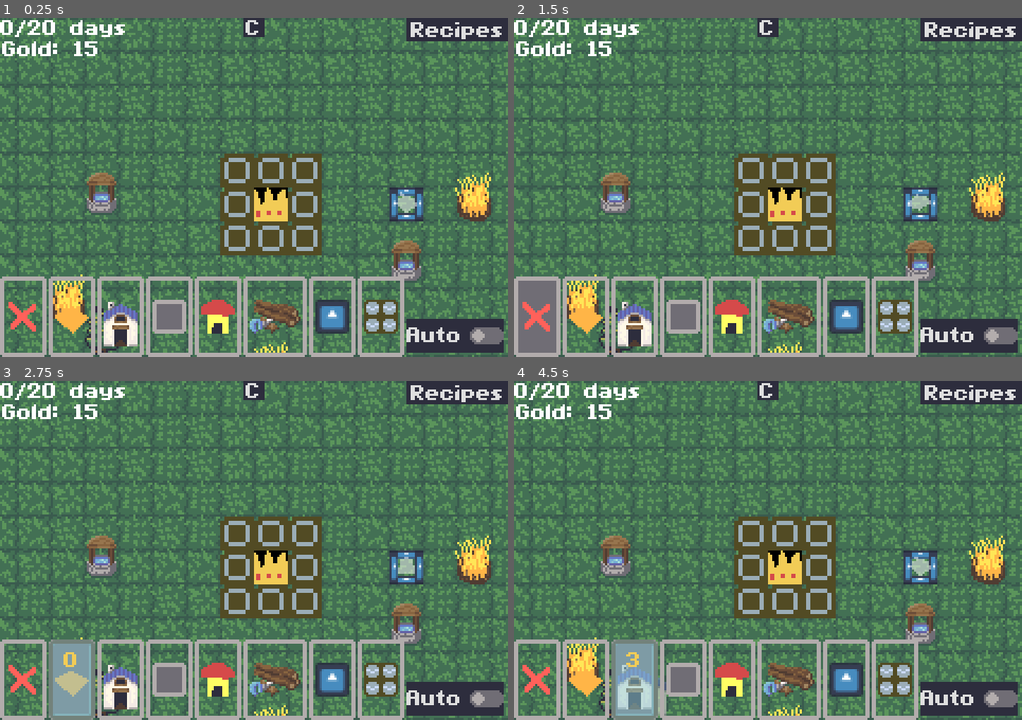
Above: before the commit, frames 1-4 (two rows, left to right).
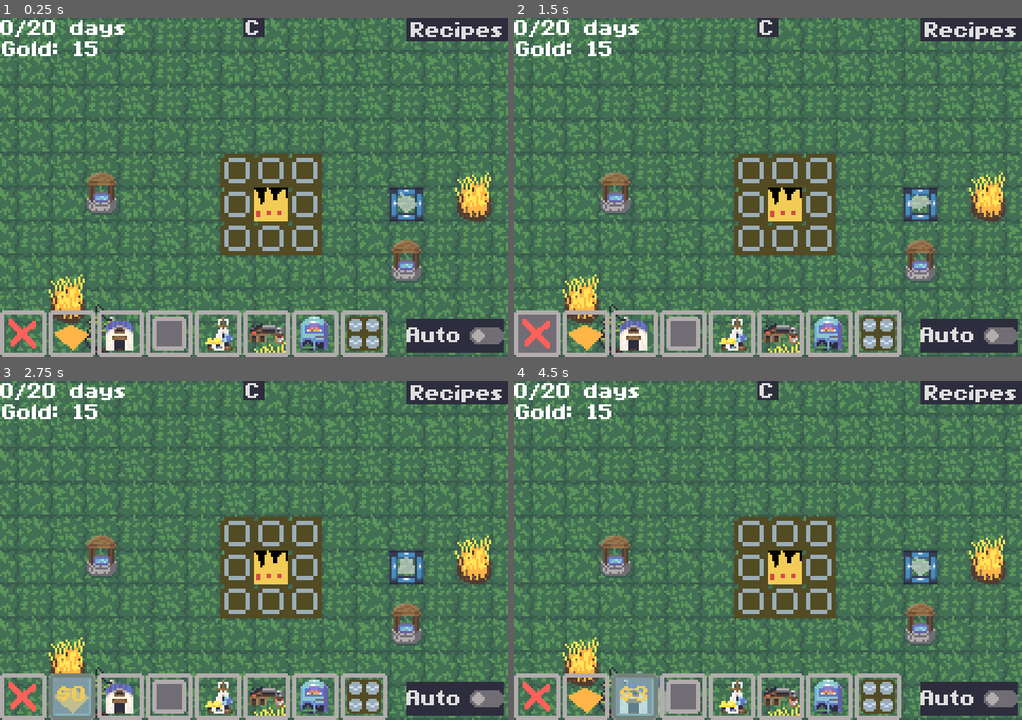
Above: after the commit, the same moments.

Repository: comfy-gamedev/ludum-dare-60
Game: Godot game, scene res://scenes/main/main.tscn
Two runs of this game, one before a commit and one after it. Both use one fixed random seed, a clock stepped at 60 frames per second and the inputs below. The engine's default icon, where the game draws it, is replaced by a stand-in: a white triangle on a blue panel in a dark square.
Inputs (mouse positions are in pixels of both pictures, inside the frame that each line leads up to):
- Up to frame 1 (0.25 s): no input
- Up to frame 2 (1.5 s): click (539, 316) at 0.52 s; click (539, 333) at 1.27 s
- Up to frame 3 (2.75 s): click (71, 679) at 2.02 s
- Up to frame 4 (4.5 s): click (585, 696) at 2.77 s; click (635, 679) at 3.52 s; click (635, 696) at 4.27 s

The runs differ from the first frame. In frame 1, 8.5% of the frame differs, in the area x 0-80%, y 76-100%; in frame 2, 9.1%; in frame 3, 9.2%; in frame 4, 9.1%.

Commit message:
Hotbar icons

Diff:
--- a/scenes/hotbar_prices.gd
+++ b/scenes/hotbar_prices.gd
@@ -7,6 +7,6 @@
 @onready var sprite_2d: Sprite2D = $CanvasGroup/Sprite2D
 
 func _ready() -> void:
-	rich_text_label.text = str(info.gold_cost)
+	rich_text_label.text = "$" + str(info.gold_cost)
 	$CanvasGroup/ItemSprite.item = info.item_req
 	sprite_2d.visible = info.item_req != null
--- a/scenes/main/main.tscn
+++ b/scenes/main/main.tscn
@@ -140,6 +140,16 @@
 
 [node name="UICanvasLayer" type="CanvasLayer" parent="." unique_id=553167334]
 
+[node name="ColorRect" type="ColorRect" parent="UICanvasLayer" unique_id=1324507170]
+anchors_preset = 15
+anchor_right = 1.0
+anchor_bottom = 1.0
+grow_horizontal = 2
+grow_vertical = 2
+mouse_filter = 2
+color = Color(0, 0, 0, 0)
+metadata/_edit_lock_ = true
+
 [node name="Hotbar" type="HBoxContainer" parent="UICanvasLayer" unique_id=1027206782]
 anchors_preset = 12
 anchor_top = 1.0
@@ -151,16 +161,6 @@
 theme = SubResource("Theme_yyfjg")
 theme_override_constants/separation = 1
 script = ExtResource("3_ow5a4")
-metadata/_edit_lock_ = true
-
-[node name="ColorRect" type="ColorRect" parent="UICanvasLayer" unique_id=1324507170]
-anchors_preset = 15
-anchor_right = 1.0
-anchor_bottom = 1.0
-grow_horizontal = 2
-grow_vertical = 2
-mouse_filter = 2
-color = Color(0, 0, 0, 0)
 metadata/_edit_lock_ = true
 
 [node name="GoldLabel" type="Label" parent="UICanvasLayer" unique_id=17194083]
--- a/systems/constructions/bakery.tres
+++ b/systems/constructions/bakery.tres
@@ -1,12 +1,12 @@
 [gd_resource type="Resource" script_class="ConstructionInfo" format=3 uid="uid://c7sjwdmihoy6j"]
 
 [ext_resource type="PackedScene" uid="uid://be61nfei8ixu8" path="res://entities/buildings/mill_and_bakery/bakery.tscn" id="1_ulqnb"]
-[ext_resource type="Texture2D" uid="uid://nmx1xogsfjb1" path="res://entities/buildings/house/house_orig.png" id="2_uonsx"]
+[ext_resource type="Texture2D" uid="uid://dxsrbvku570sd" path="res://assets/ui/hotbar_bakery.png" id="2_6bht6"]
 [ext_resource type="Script" uid="uid://b4frqj5l57l6l" path="res://systems/constructions/construction_info.gd" id="4_yhtox"]
 
 [resource]
 script = ExtResource("4_yhtox")
-icon = ExtResource("2_uonsx")
+icon = ExtResource("2_6bht6")
 building_scene = ExtResource("1_ulqnb")
 building_can_rotate = true
 tileset_source_id = 2
--- a/systems/constructions/carpenter.tres
+++ b/systems/constructions/carpenter.tres
@@ -2,7 +2,7 @@
 
 [ext_resource type="PackedScene" uid="uid://dwh77wreals4b" path="res://entities/buildings/carpenter/carpenter.tscn" id="1_rhh1a"]
 [ext_resource type="Script" uid="uid://b4frqj5l57l6l" path="res://systems/constructions/construction_info.gd" id="1_w6bfh"]
-[ext_resource type="Texture2D" uid="uid://d4dfm515nnure" path="res://entities/buildings/carpenter/carpenter_icon.png" id="2_3gmdt"]
+[ext_resource type="Texture2D" uid="uid://d4dfm515nnure" path="res://entities/buildings/carpenter/hotbar_carpenter.png" id="2_3gmdt"]
 
 [resource]
 script = ExtResource("1_w6bfh")
--- a/systems/constructions/forge.tres
+++ b/systems/constructions/forge.tres
@@ -1,12 +1,12 @@
 [gd_resource type="Resource" script_class="ConstructionInfo" format=3 uid="uid://bsrvcnwyvw8pi"]
 
 [ext_resource type="PackedScene" uid="uid://b3rsti74ag4iw" path="res://entities/buildings/forge/forge.tscn" id="1_i1b0h"]
-[ext_resource type="Texture2D" uid="uid://biyu0bcpw1ns4" path="res://icon.svg" id="2_f1lf4"]
+[ext_resource type="Texture2D" uid="uid://git20ywa8063" path="res://assets/ui/hotbar_forge.png" id="2_i1b0h"]
 [ext_resource type="Script" uid="uid://b4frqj5l57l6l" path="res://systems/constructions/construction_info.gd" id="3_jsdd2"]
 
 [resource]
 script = ExtResource("3_jsdd2")
-icon = ExtResource("2_f1lf4")
+icon = ExtResource("2_i1b0h")
 building_scene = ExtResource("1_i1b0h")
 gold_cost = 10
 placement_size = Rect2i(-1, -1, 2, 2)
--- a/systems/constructions/house.tres
+++ b/systems/constructions/house.tres
@@ -2,7 +2,7 @@
 
 [ext_resource type="Script" uid="uid://b4frqj5l57l6l" path="res://systems/constructions/construction_info.gd" id="1_8jg3c"]
 [ext_resource type="PackedScene" uid="uid://6gtvs4ggkcwd" path="res://entities/buildings/house/house.tscn" id="1_6280i"]
-[ext_resource type="Texture2D" uid="uid://ixjui85tt6wx" path="res://entities/buildings/house/house.png" id="2_v4vnp"]
+[ext_resource type="Texture2D" uid="uid://cgr5wxfbtma5h" path="res://assets/ui/hotbar_house.png" id="2_v4vnp"]
 
 [resource]
 script = ExtResource("1_8jg3c")
Binary file added: assets/ui/hotbar_bakery.png
Not shown, added: assets/ui/hotbar_bakery.png.import
Binary file added: assets/ui/hotbar_forge.png
Not shown, added: assets/ui/hotbar_forge.png.import
Binary file added: assets/ui/hotbar_house.png
Not shown, added: assets/ui/hotbar_house.png.import
Binary file removed: entities/buildings/carpenter/carpenter_icon.png
Binary file added: entities/buildings/carpenter/hotbar_carpenter.png
Not shown, changed: entities/buildings/carpenter/hotbar_carpenter.png.import
